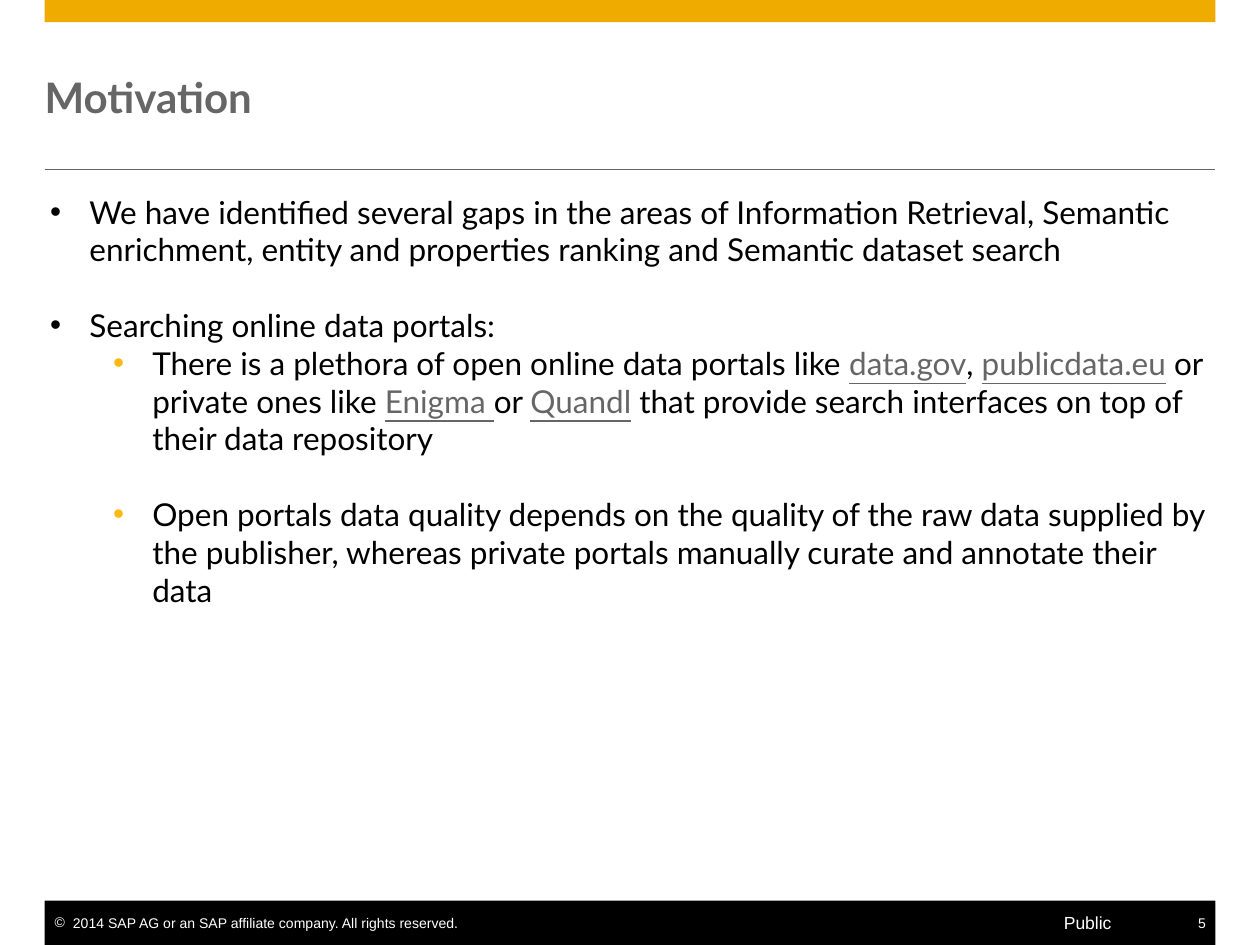
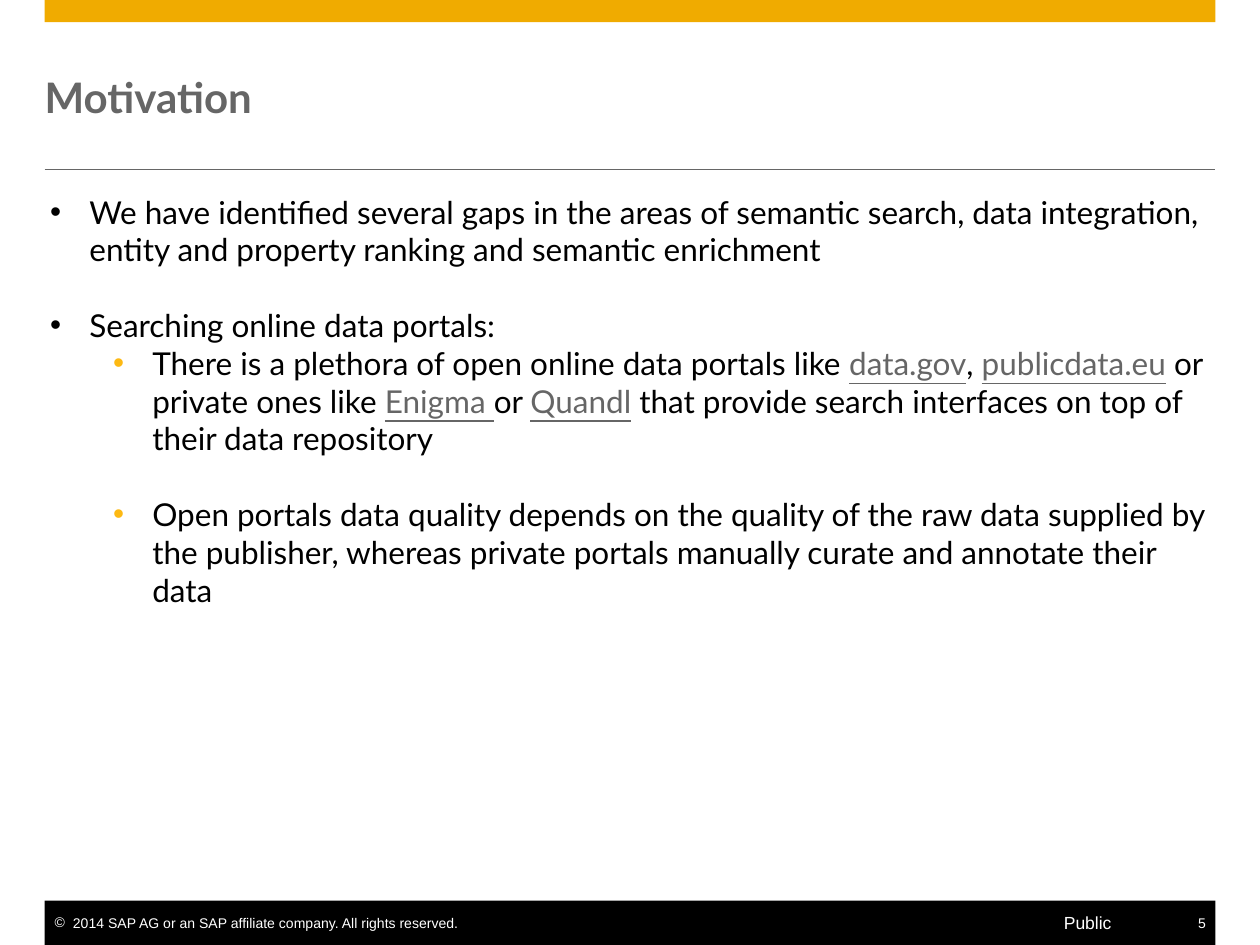
Before and after one commit to S-c-H-i-Z-o/PhD, a slide deck: slide 5 of Progress Reports CIFRE & Workplans/PhD Interim Report/presentation/Self-Service Data Provisioning through Semantic Enrichment of Data - Updated.pptx. Drawn at 1260x945 pixels with LibreOffice and Linux fonts; fonts in the diff are those of the drawing. Boxes give left, top, right and bottom in pixels: in the first picture for what was removed or moved away, otherwise in the second. Text is boxed around its words. In the diff, an @@ line names an element or a change of style, - is before the commit and + after.

```diff
--- a/Progress Reports CIFRE & Workplans/PhD Interim Report/presentation/Self-Service Data Provisioning through Semantic Enrichment of Data - Updated.pptx
+++ b/Progress Reports CIFRE & Workplans/PhD Interim Report/presentation/Self-Service Data Provisioning through Semantic Enrichment of Data - Updated.pptx
@@ text at <box>89,200,1199,267</box>: text changed @@
-• We have identified several gaps in the areas of Information Retrieval, Semantic enrichment, entity and properties ranking and Semantic dataset search
+• We have identified several gaps in the areas of semantic search, data integration, entity and property ranking and semantic enrichment
```
Also in this commit, not shown: 4 other slides changed, 2 slides added, 2 other files.
